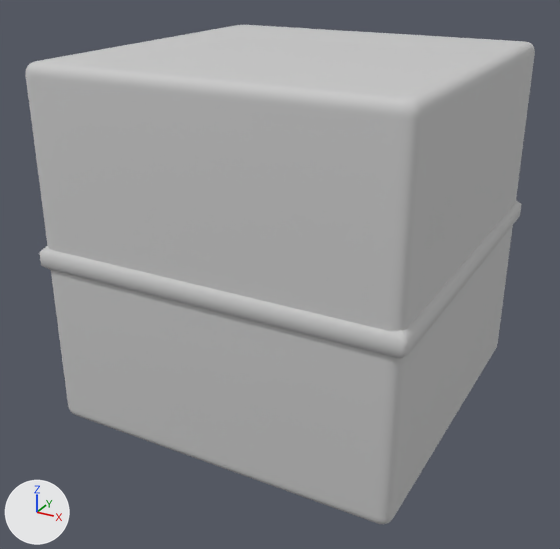
Before and after pictures for a commit that changed the FBX model Year3CapstoneProject/Assets/Art Assets/FBXs/Model_StagesBlock_FloorDefault_Completion.fbx.
Rendered twice from a camera (50 mm lens) standing at (0.961, -1.866, 1.28) and looking at (-0.026, -0.073, 0.383). Arrows for +X, +Y and +Z are at lower left; the lights stay in place. Where no turn or scale is listed for an object, it has been applied to the vertices. Vertices at the same position are counted once.

The first picture shows 'Rectangle001'.
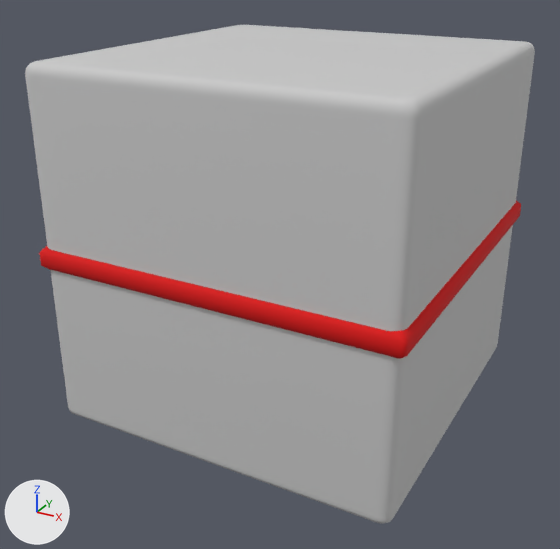
The newer file is also turned or shifted as a whole; pictures and numbers use the older file's frame.

Edits to the bpy script that builds the scene:
```text
Add mat_material__83:
    mat_material__83 = principled_material('Material #83')
    mat_material__83.base_color = (0.718, 0.0, 0.0)  # red #dc0000
    mat_material__83.roughness = 0.859
Change me_mesh:
    used by ob_rectangle001; location = (0.0, 0.0, 0.494)
    remove me_mesh.from_pydata(...)  # 537 vertices, 534 faces; spans x -0.512..0.512, y -0.512..0.512, z -0.494..0.506
    add me_mesh.from_pydata(...)  # 592 vertices, 534 faces; spans x -0.512..0.511, y -0.512..0.511, z -0.494..0.506
    me_mesh part 1: 263 vertices moved from x -0.501..0.499, y -0.5..0.5, z -0.494..0.506 to x -0.501..0.499, y -0.501..0.499, z -0.494..0.506; 1 vertex removed from x 0.0, y 0.0, z 0.0; 56 vertices added at x -0.001, y -0.001, z 0.006
    me_mesh part 2: 240 faces spanning x -0.512..0.511, y -0.512..0.511, z -0.036..0.036 switch from mat_material__48 (light grey #cacaca) to mat_material__83 (red #dc0000)
```

Location of each change, (x1, y1, x2, y2) in pixels of the pictures (560 x 549 px; the box of a moved part takes in the faces that stretch with it):
'Rectangle001', reshaped: before (26, 25, 535, 524); after (25, 25, 535, 523)
part 1 of me_mesh, moved or reshaped: before (26, 65, 516, 524); after (26, 65, 516, 522)
part 2 of me_mesh, recoloured (grey to red): (39, 200, 521, 359) in both
